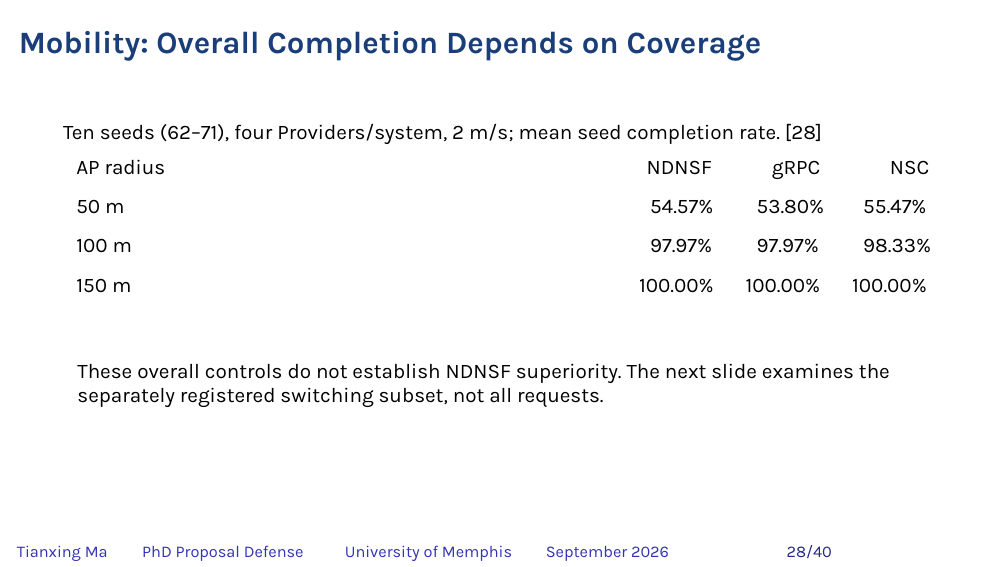
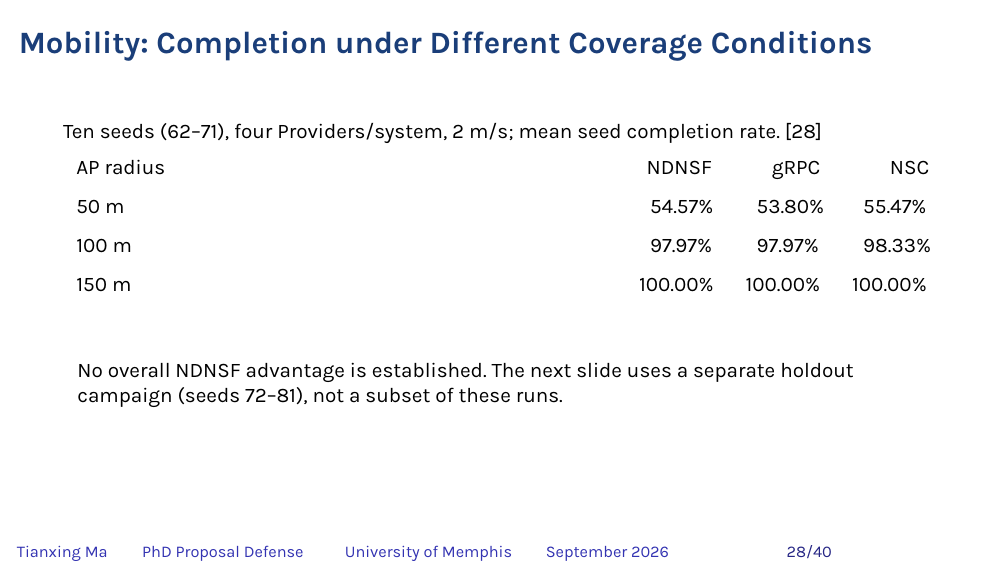
Before and after one commit to matianxing1992/NDN_Service_Framework, a slide deck: slide 28 of docs/PAPER/proposal-defense/slides/NDNSF_proposal_hybrid_editable.pptx. Drawn at 1008x567 pixels with LibreOffice and Linux fonts; fonts in the diff are those of the drawing; background and template pictures are left out. Boxes give left, top, right and bottom in pixels: in the first picture for what was removed or moved away, otherwise in the second. Text is boxed around its words. In the diff, an @@ line names an element or a change of style, - is before the commit and + after.

```diff
--- a/docs/PAPER/proposal-defense/slides/NDNSF_proposal_hybrid_editable.pptx
+++ b/docs/PAPER/proposal-defense/slides/NDNSF_proposal_hybrid_editable.pptx
@@ text at bbox=[19, 31, 873, 60]: text changed @@
-Mobility: Overall Completion Depends on Coverage
+Mobility: Completion under Different Coverage Conditions
@@ text at bbox=[77, 362, 853, 407]: text changed @@
-These overall controls do not establish NDNSF superiority. The next slide examines the separately registered switching subset, not all requests.
+No overall NDNSF advantage is established. The next slide uses a separate holdout campaign (seeds 72–81), not a subset of these runs.
```
Also in this commit, not shown: 18 other slides changed, 1 slide added, 1 slide removed, 28 other files.
